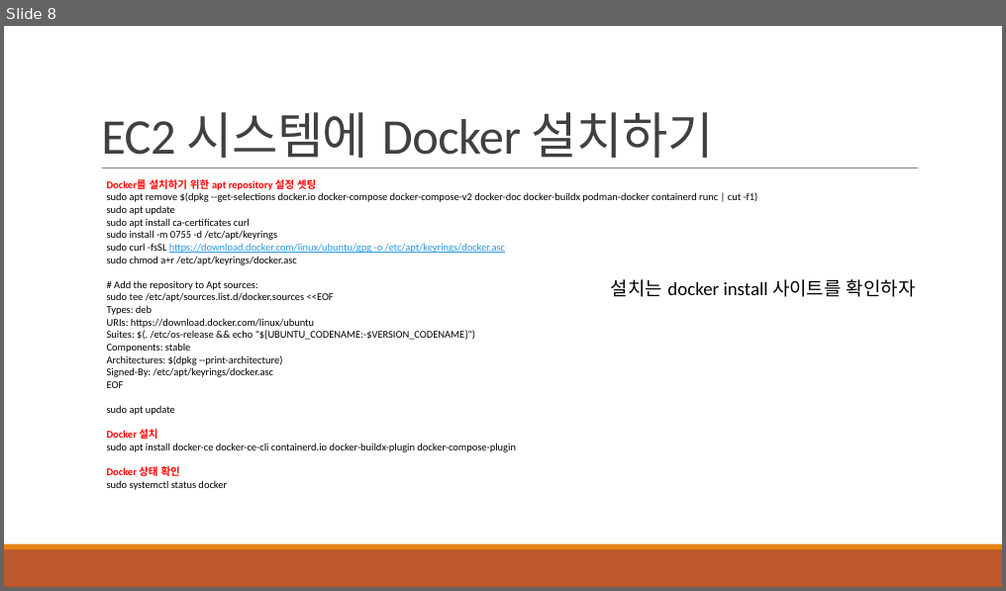
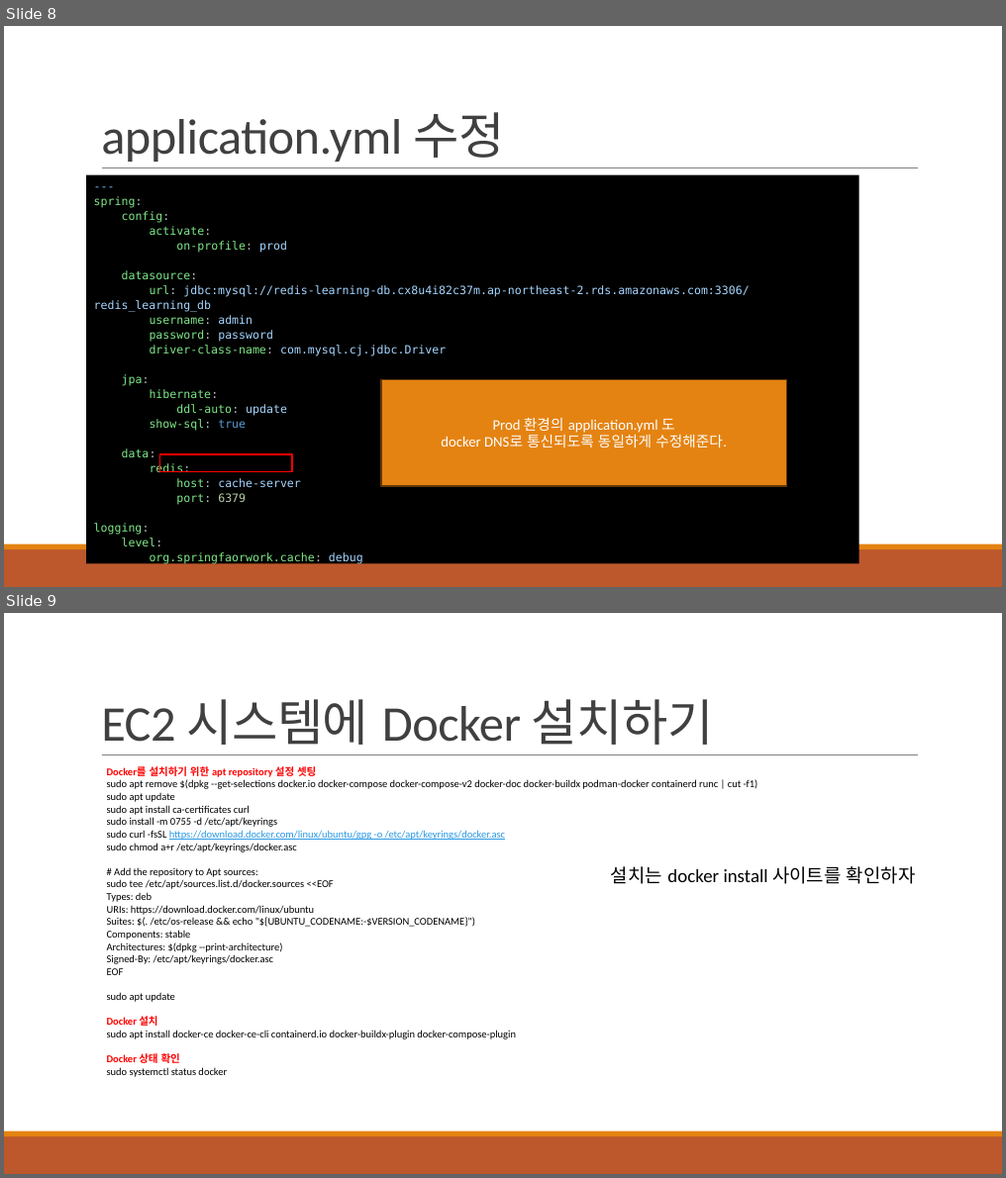
Before and after one commit to khb3025/study-redis-1, a slide deck: 6. Redis, SpringBoot Docker Compose.pptx. Shown one above the other, each under a label of ours: slide 8 before the commit, slides 8 and 9 after it. The pictures are 1006x591 and 1006x1178 pixels, drawn with LibreOffice and Linux fonts; fonts in the diff are those of the drawing. Boxes give left, top, right and bottom in pixels: in the first picture for what was removed or moved away, otherwise in the second. Text is boxed around its words. In the diff, an @@ line names an element or a change of style, - is before the commit and + after.

Commit message:
aws EC2 환경 내 Docker로 컨테이너로 서빙하기

```diff
--- a/6. Redis, SpringBoot Docker Compose.pptx
+++ b/6. Redis, SpringBoot Docker Compose.pptx
@@ slide 8 added at bbox=[4, 26, 1002, 587], background #FFFFFF; not listed: 3 template elements that a slide beside it also shows @@
@@ title added at bbox=[101, 112, 504, 162], 48 pt, text #404040 @@
+application.yml 수정
@@ rectangle added at bbox=[86, 174, 859, 565], fill #000000, 11 pt, text #A5D6FF @@
+---
+spring:
+config:
+activate:
+on-profile: prod
+datasource:
+url: jdbc:mysql://redis-learning-db.cx8u4i82c37m.ap-northeast-2.rds.amazonaws.com:3306/redis_learning_db
+username: admin
+password: password
+driver-class-name: com.mysql.cj.jdbc.Driver
+jpa:
+hibernate:
+ddl-auto: update
+show-sql: true
+data:
+redis:
+host: cache-server
+port: 6379
+logging:
+level:
+org.springfaorwork.cache: debug
@@ rectangle added at bbox=[381, 380, 786, 486], fill #E48312, outline #643908 1.25 pt, 14 pt, text #FFFFFF @@
+Prod 환경의 application.yml 도
+docker DNS로 통신되도록 동일하게 수정해준다.
@@ rectangle added at bbox=[159, 455, 292, 472], outline #FF0000 1.25 pt @@
@@ what was slide 8 is now slide 9 @@
```
Also in this commit, not shown: 1 slide changed, 2 other slides added, 1 other file.
